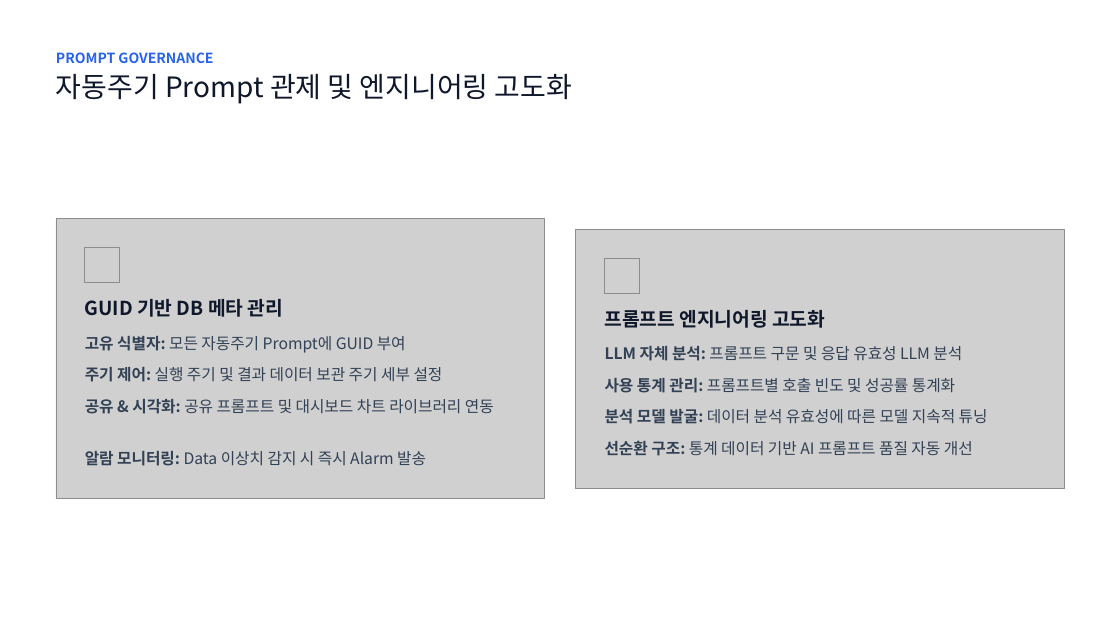
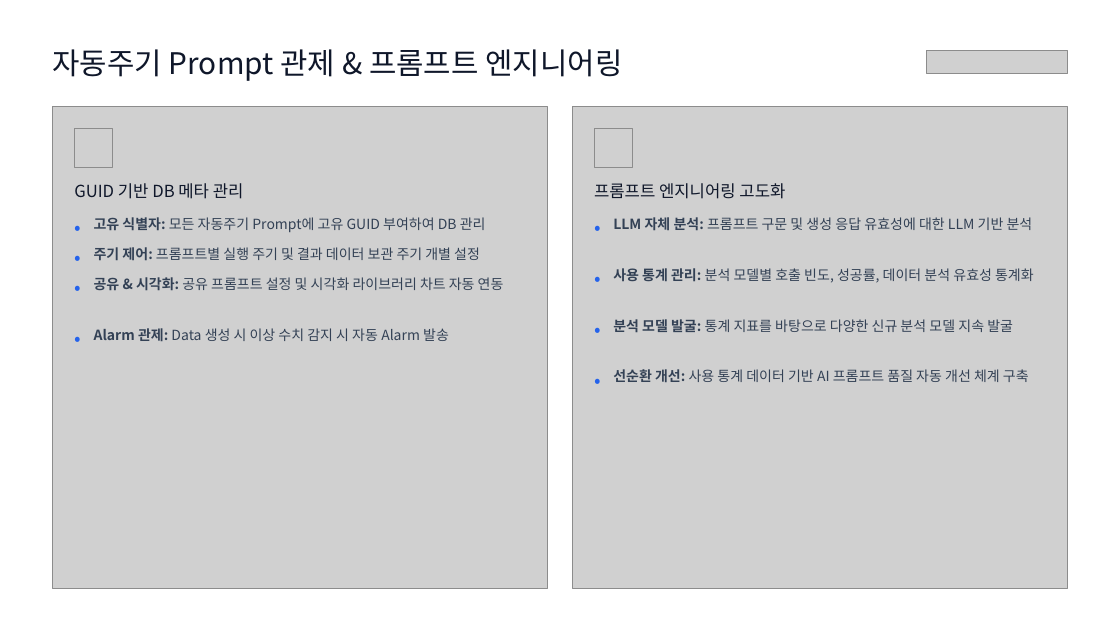
Before and after one commit to mordent/OpenProject, a slide deck: slide 9 of 제조 분야 AI Agent 아키텍처.pptx. Drawn at 1120x630 pixels with LibreOffice and Linux fonts; fonts in the diff are those of the drawing; grey boxes stand for pictures; background and template pictures are left out. Boxes give left, top, right and bottom in pixels: in the first picture for what was removed or moved away, otherwise in the second. Text is boxed around its words. In the diff, an @@ line names an element or a change of style, - is before the commit and + after.

```diff
--- a/제조 분야 AI Agent 아키텍처.pptx
+++ b/제조 분야 AI Agent 아키텍처.pptx
@@ text at box(52, 49, 622, 81): text changed; size 24 to 25.5 pt @@
-자동주기 Prompt 관제 및 엔지니어링 고도화
+자동주기 Prompt 관제 & 프롬프트 엔지니어링
@@ text "자동주기 Prompt 관제 & 프롬프트 ..." at box(52, 49, 622, 81): vertical alignment top to middle @@
@@ text removed at box(56, 52, 213, 63) @@
-PROMPT GOVERNANCE
@@ picture added at box(928, 50, 1068, 74) @@
@@ picture: place and size @@
-picture at box(56, 218, 544, 498)
+picture at box(52, 107, 548, 588)
@@ picture: place and size @@
-picture at box(576, 229, 1064, 488)
+picture at box(572, 107, 1068, 588)
@@ picture added at box(75, 129, 113, 167) @@
@@ picture added at box(594, 129, 633, 167) @@
@@ text "GUID 기반 DB 메타 관리": place and size @@
-text "GUID 기반 DB 메타 관리" at box(85, 299, 283, 317)
+text "GUID 기반 DB 메타 관리" at box(74, 183, 244, 199)
@@ text "GUID 기반 DB 메타 관리" at box(74, 183, 244, 199): size 16.5 to 14.2 pt, bold off; line spacing 1 to 17.1pt @@
@@ text "프롬프트 엔지니어링 고도화" at box(594, 183, 785, 199): size 16.5 to 14.2 pt, bold off; line spacing 1 to 17.1pt @@
@@ text "프롬프트 엔지니어링 고도화": place and size @@
-text "프롬프트 엔지니어링 고도화" at box(605, 310, 825, 328)
+text "프롬프트 엔지니어링 고도화" at box(594, 183, 785, 199)
@@ text added at box(75, 210, 82, 239), 16.5 pt, text #2563EB @@
+•
@@ text added at box(75, 239, 82, 268), 16.5 pt, text #2563EB @@
+•
@@ text at box(94, 217, 486, 232): text changed; size 13.5 to 12 pt @@
-고유 식별자: 모든 자동주기 Prompt에 GUID 부여
+고유 식별자: 모든 자동주기 Prompt에 고유 GUID 부여하여 DB 관리
@@ text added at box(594, 210, 601, 239), 16.5 pt, text #2563EB @@
+•
@@ text at box(613, 217, 1033, 230): text changed; size 13.5 to 12 pt @@
-LLM 자체 분석: 프롬프트 구문 및 응답 유효성 LLM 분석
+LLM 자체 분석: 프롬프트 구문 및 생성 응답 유효성에 대한 LLM 기반 분석
@@ picture removed at box(85, 248, 120, 283) @@
@@ text at box(94, 247, 480, 261): text changed; size 13.5 to 12 pt @@
-주기 제어: 실행 주기 및 결과 데이터 보관 주기 세부 설정
+주기 제어: 프롬프트별 실행 주기 및 결과 데이터 보관 주기 개별 설정
@@ text added at box(594, 260, 601, 289), 16.5 pt, text #2563EB @@
+•
@@ picture removed at box(605, 258, 640, 293) @@
@@ text at box(613, 268, 1034, 283): text changed; size 13.5 to 12 pt @@
-사용 통계 관리: 프롬프트별 호출 빈도 및 성공률 통계화
+사용 통계 관리: 분석 모델별 호출 빈도, 성공률, 데이터 분석 유효성 통계화
@@ text added at box(75, 270, 82, 298), 16.5 pt, text #2563EB @@
+•
@@ text at box(94, 277, 504, 291): text changed; size 13.5 to 12 pt @@
-공유 & 시각화: 공유 프롬프트 및 대시보드 차트 라이브러리 연동
+공유 & 시각화: 공유 프롬프트 설정 및 시각화 라이브러리 차트 자동 연동
@@ text added at box(75, 320, 82, 349), 16.5 pt, text #2563EB @@
+•
@@ text at box(94, 328, 449, 341): text changed; size 13.5 to 12 pt @@
-알람 모니터링: Data 이상치 감지 시 즉시 Alarm 발송
+Alarm 관제: Data 생성 시 이상 수치 감지 시 자동 Alarm 발송
@@ text added at box(594, 312, 601, 340), 16.5 pt, text #2563EB @@
+•
@@ text at box(613, 319, 1013, 332): text changed; size 13.5 to 12 pt @@
-분석 모델 발굴: 데이터 분석 유효성에 따른 모델 지속적 튜닝
+분석 모델 발굴: 통계 지표를 바탕으로 다양한 신규 분석 모델 지속 발굴
@@ text added at box(594, 362, 601, 391), 16.5 pt, text #2563EB @@
+•
@@ text at box(613, 369, 1029, 382): text changed; size 13.5 to 12 pt @@
-선순환 구조: 통계 데이터 기반 AI 프롬프트 품질 자동 개선
+선순환 개선: 사용 통계 데이터 기반 AI 프롬프트 품질 자동 개선 체계 구축
```
Also in this commit, not shown: 10 other slides changed, 1 slide added, 2 slides removed.
